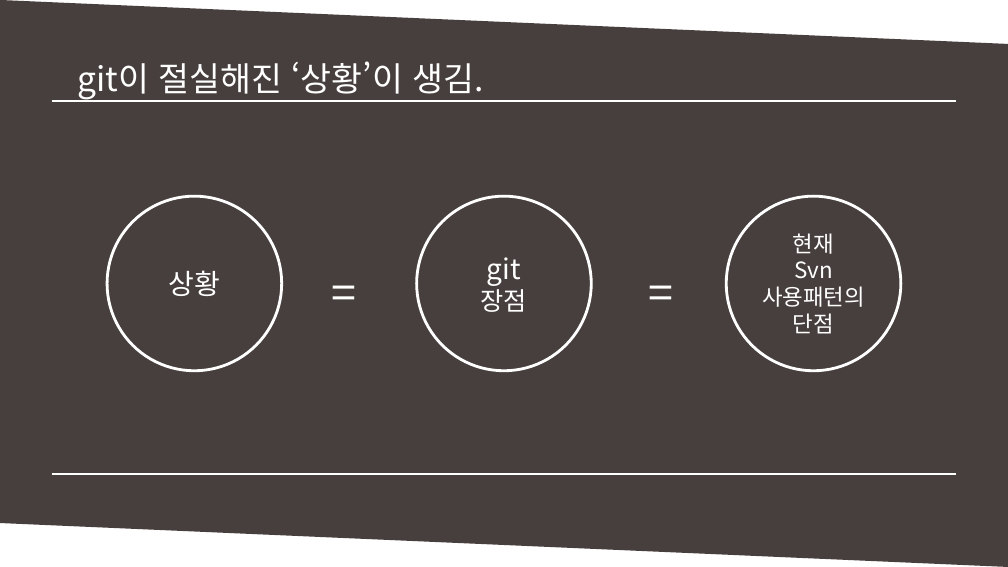
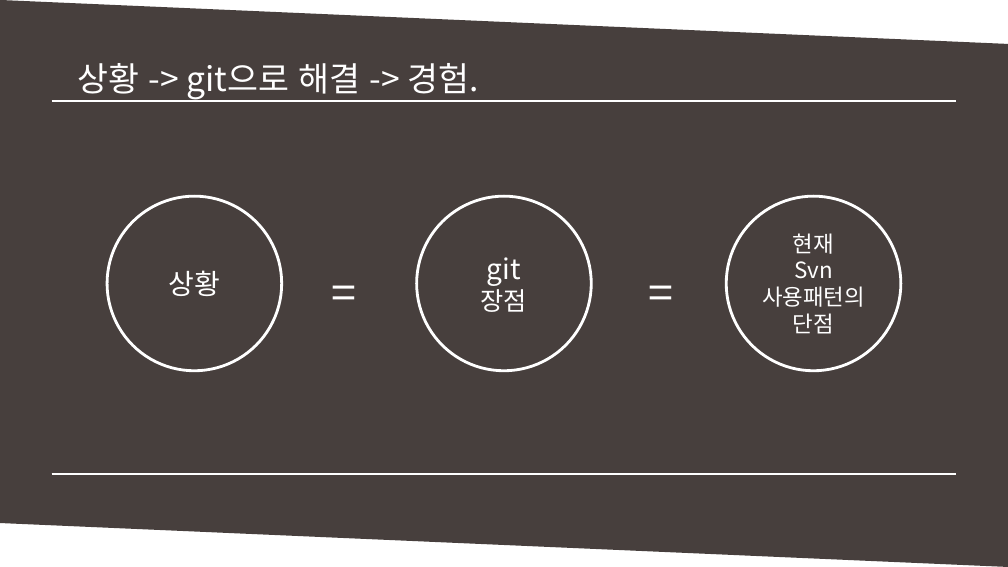
Before and after one commit to MinSikMoon/pptgit, a slide deck: slide 11 of git발표.pptx (slide 6 before the commit). Drawn at 1008x567 pixels with LibreOffice and Linux fonts; fonts in the diff are those of the drawing. Boxes give left, top, right and bottom in pixels: in the first picture for what was removed or moved away, otherwise in the second. Text is boxed around its words. In the diff, an @@ line names an element or a change of style, - is before the commit and + after.

```diff
--- a/git발표.pptx
+++ b/git발표.pptx
@@ text at <box>77,63,479,101</box>: text changed @@
-git이 절실해진 ‘상황’이 생김.
+상황 -> git으로 해결 -> 경험.
```
Also in this commit, not shown: 13 other slides changed, 7 slides added, 1 slide removed.
